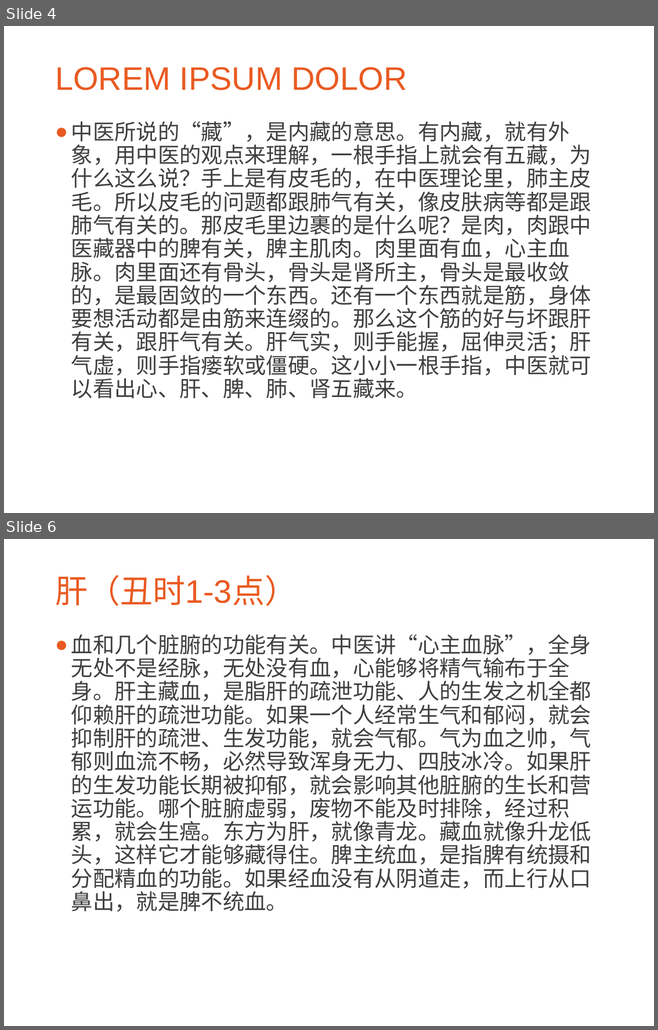
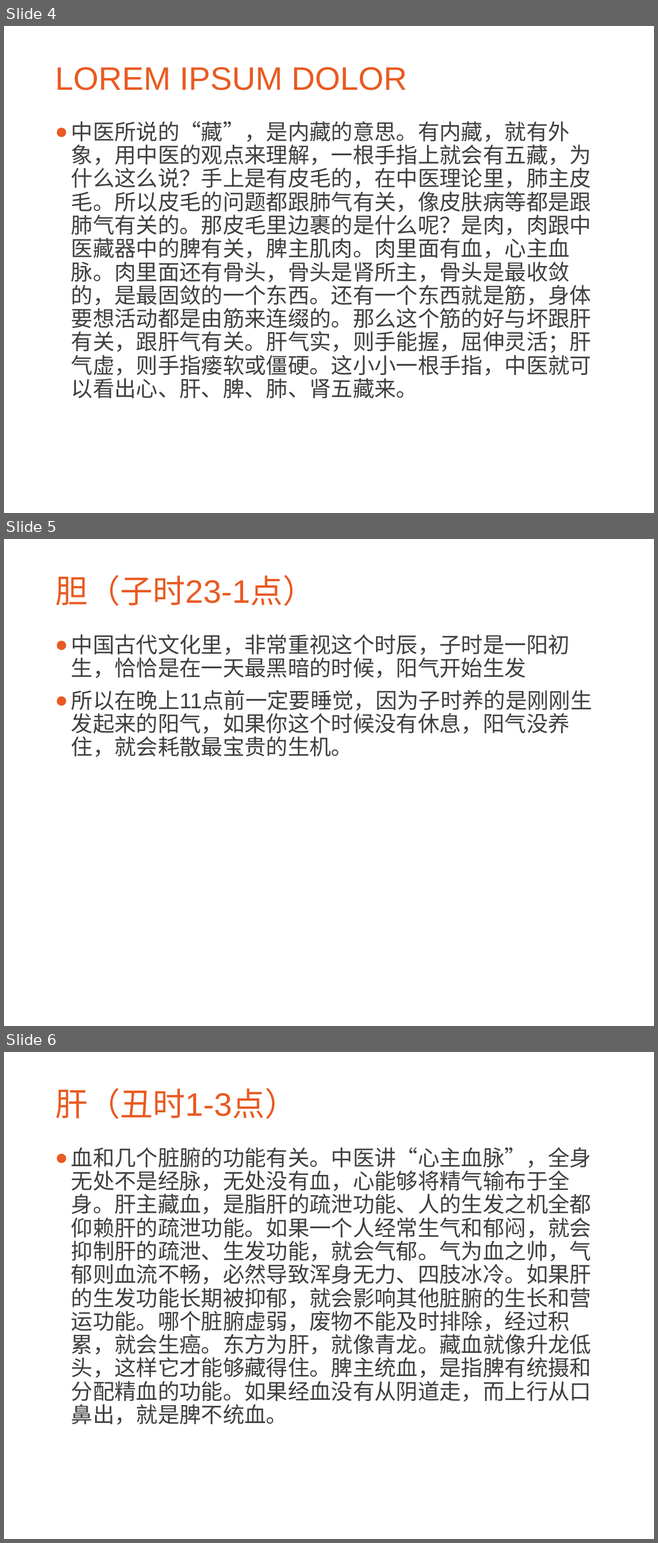
Before and after one commit to CatMan1994/file, a slide deck: 中医与养生分享会/中医与养生.ppt. Shown one above the other, each under a label of ours: slides 4 and 6 before the commit, slides 4, 5 and 6 after it; the slides between them are not shown. The pictures are 658x1030 and 658x1543 pixels, drawn with LibreOffice and Linux fonts; fonts in the diff are those of the drawing; background and template pictures are left out. Boxes give left, top, right and bottom in pixels: in the first picture for what was removed or moved away, otherwise in the second. Text is boxed around its words. In the diff, an @@ line names an element or a change of style, - is before the commit and + after.

```diff
--- a/中医与养生分享会/中医与养生.ppt
+++ b/中医与养生分享会/中医与养生.ppt
@@ slide 5 added at [4, 539, 654, 1026], background picture (left out) @@
@@ title added at [55, 575, 315, 606], 36 pt, text #E95A21 @@
+胆（子时23-1点）
@@ text added at [71, 634, 592, 757], 24 pt, text #3F3F3F @@
+● 中国古代文化里，非常重视这个时辰，子时是一阳初生，恰恰是在一天最黑暗的时候，阳气开始生发
+● 所以在晚上11点前一定要睡觉，因为子时养的是刚刚生发起来的阳气，如果你这个时候没有休息，阳气没养住，就会耗散最宝贵的生机。
```
Also in this commit, not shown: 2 slides changed, 5 other slides added, 5 slides removed.
